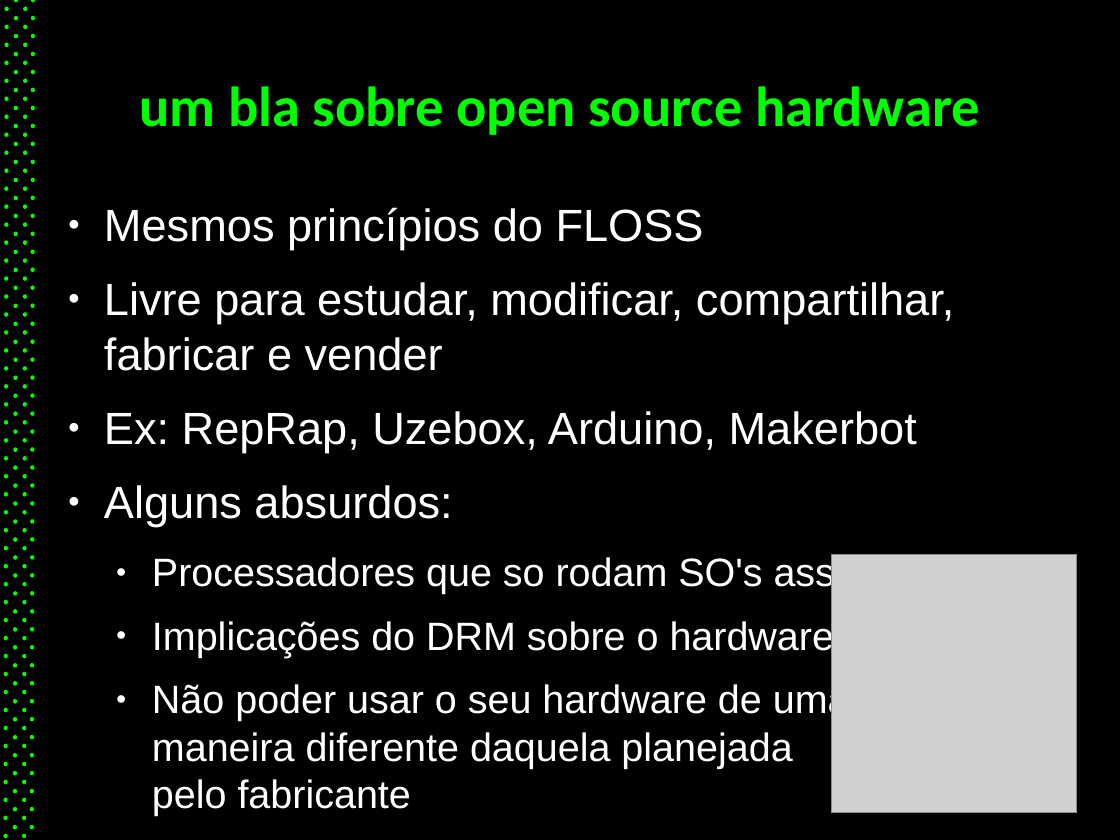
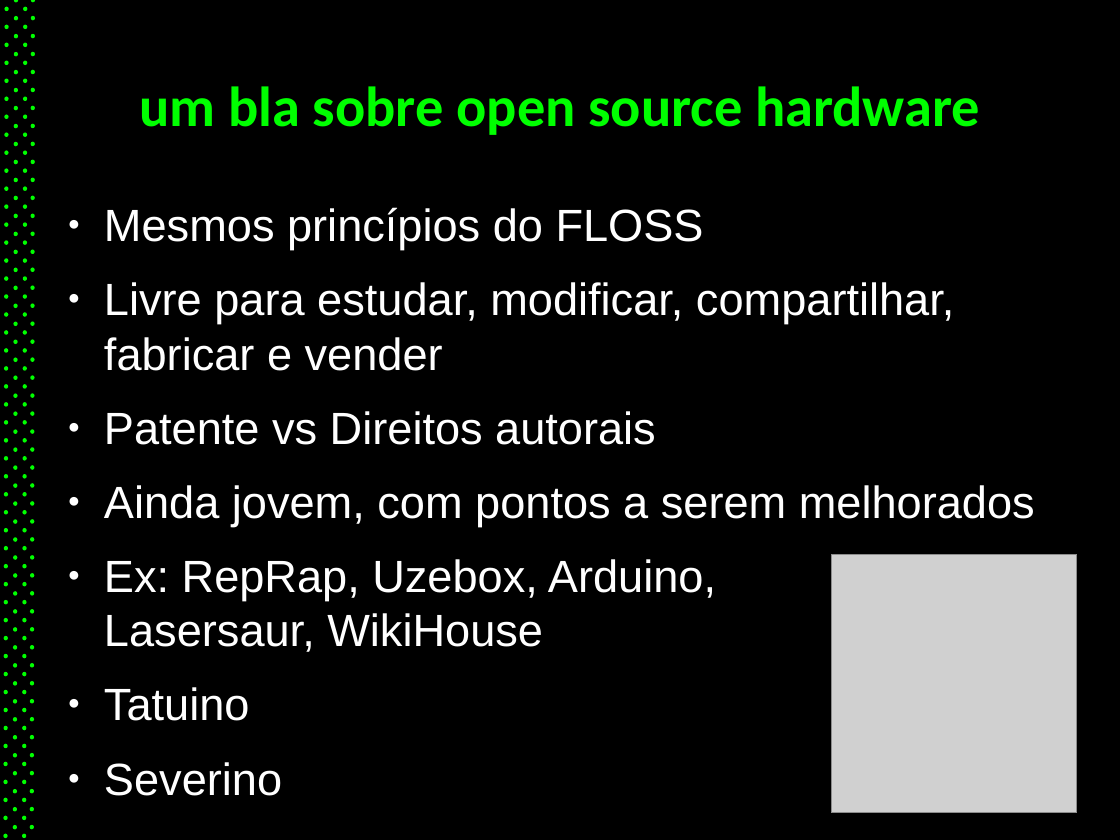
Before and after one commit to eduoda/pub, a slide deck: slide 5 of palestra_arduino.odp. Drawn at 1120x840 pixels with LibreOffice and Linux fonts; fonts in the diff are those of the drawing; grey boxes stand for pictures. Boxes give left, top, right and bottom in pixels: in the first picture for what was removed or moved away, otherwise in the second. Text is boxed around its words. In the diff, an @@ line names an element or a change of style, - is before the commit and + after.

Commit message:
Atualizacoes das palestras de arduino e drupal

```diff
--- a/palestra_arduino.odp
+++ b/palestra_arduino.odp
@@ text at (104, 411, 1035, 796): text changed; size 28 to 32 pt @@
-● Ex: RepRap, Uzebox, Arduino, Makerbot
-● Alguns absurdos:
-  ● Processadores que so rodam SO's assinados
-  ● Implicações do DRM sobre o hardware
-  ● Não poder usar o seu hardware de uma
-    maneira diferente daquela planejada
-    pelo fabricante
+● Patente vs Direitos autorais
+● Ainda jovem, com pontos a serem melhorados
+● Ex: RepRap, Uzebox, Arduino,
+  Lasersaur, WikiHouse
+● Tatuino
+● Severino
```
Also in this commit, not shown: 4 other slides changed, 1 other file.
